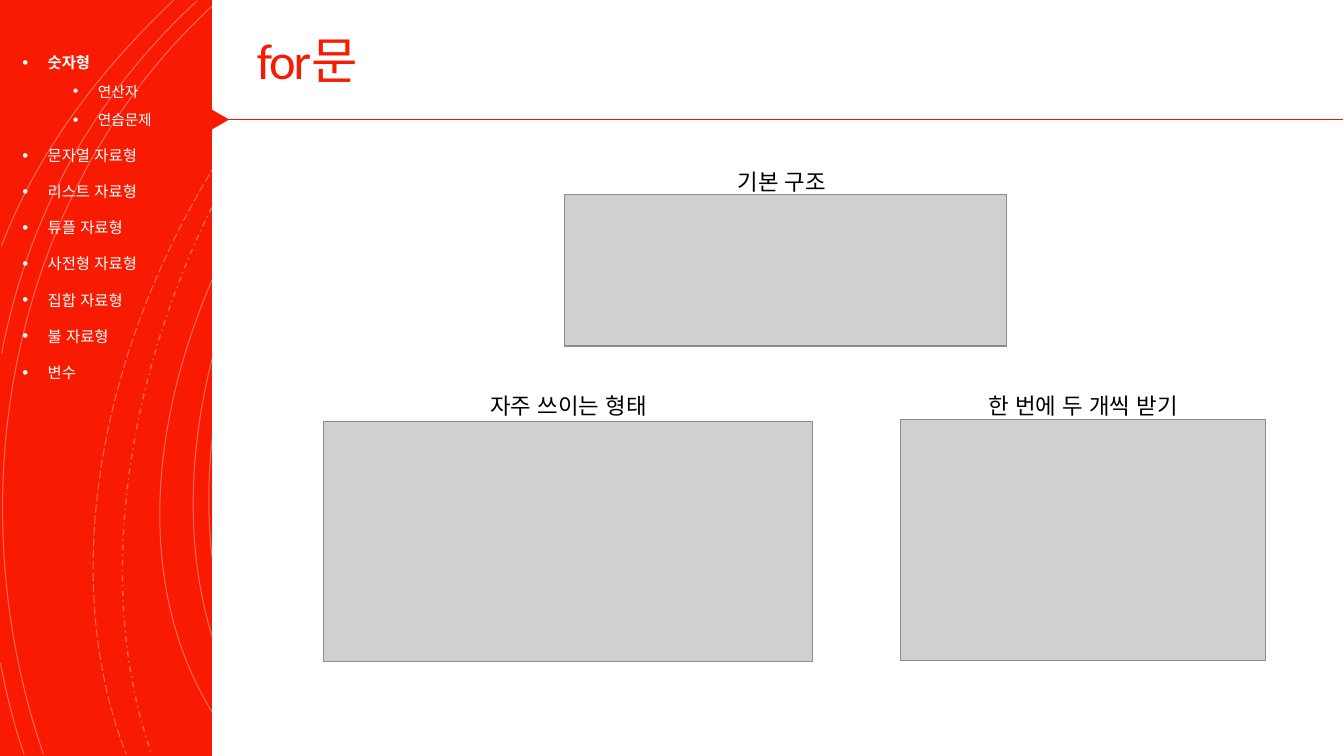
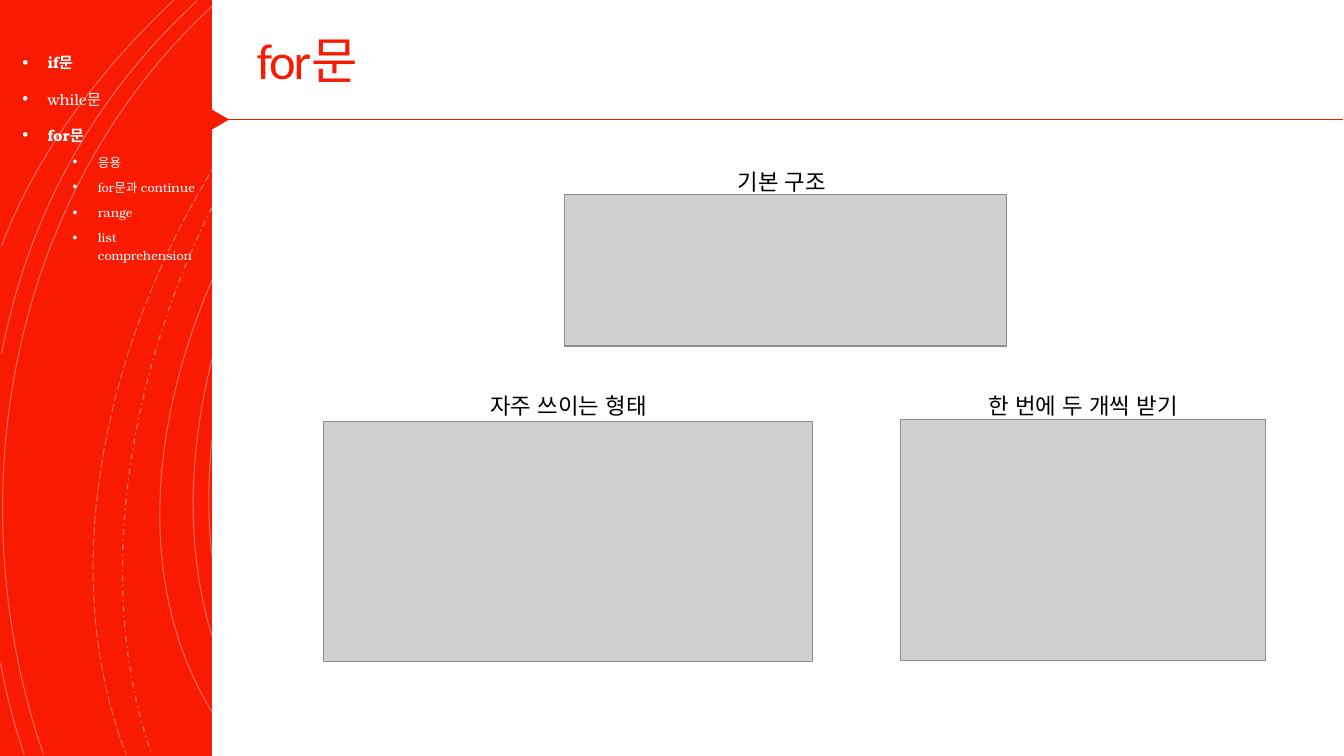
Before and after one commit to Valentine117/python_basic_class, a slide deck: slide 23 of 03장 프로그램의 구조를 쌓는다_제어문.pptx. Drawn at 1344x756 pixels with LibreOffice and Linux fonts; fonts in the diff are those of the drawing; grey boxes stand for pictures. Boxes give left, top, right and bottom in pixels: in the first picture for what was removed or moved away, otherwise in the second. Text is boxed around its words. In the diff, an @@ line names an element or a change of style, - is before the commit and + after.

```diff
--- a/03장 프로그램의 구조를 쌓는다_제어문.pptx
+++ b/03장 프로그램의 구조를 쌓는다_제어문.pptx
@@ text removed at [48, 55, 152, 380] @@
-• 숫자형
-  • 연산자
-  • 연습문제
-• 문자열 자료형
-• 리스트 자료형
-• 튜플 자료형
-• 사전형 자료형
-• 집합 자료형
-• 불 자료형
-• 변수
@@ text added at [48, 55, 195, 264], 9 pt, text #FFFFFF @@
+• if문
+• while문
+• for문
+  • 응용
+  • for문과 continue
+  • range
+  • list comprehension
```
Also in this commit, not shown: 5 other slides changed, 2 slides added, 2 slides removed.
